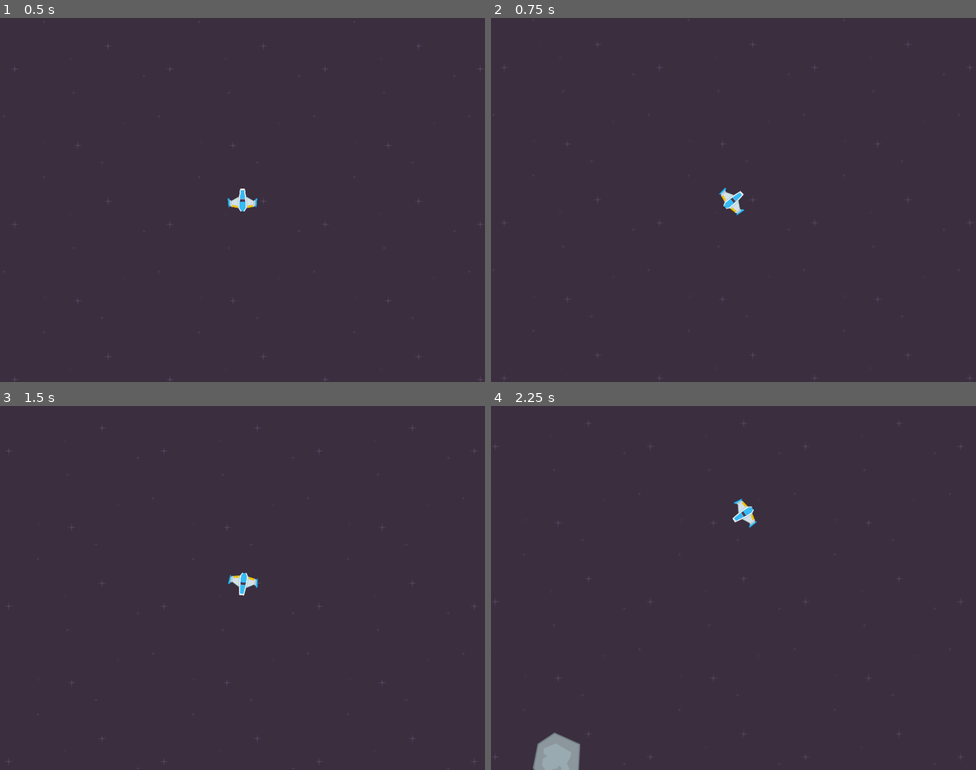
Above: before the commit, frames 1-4 (two rows, left to right).
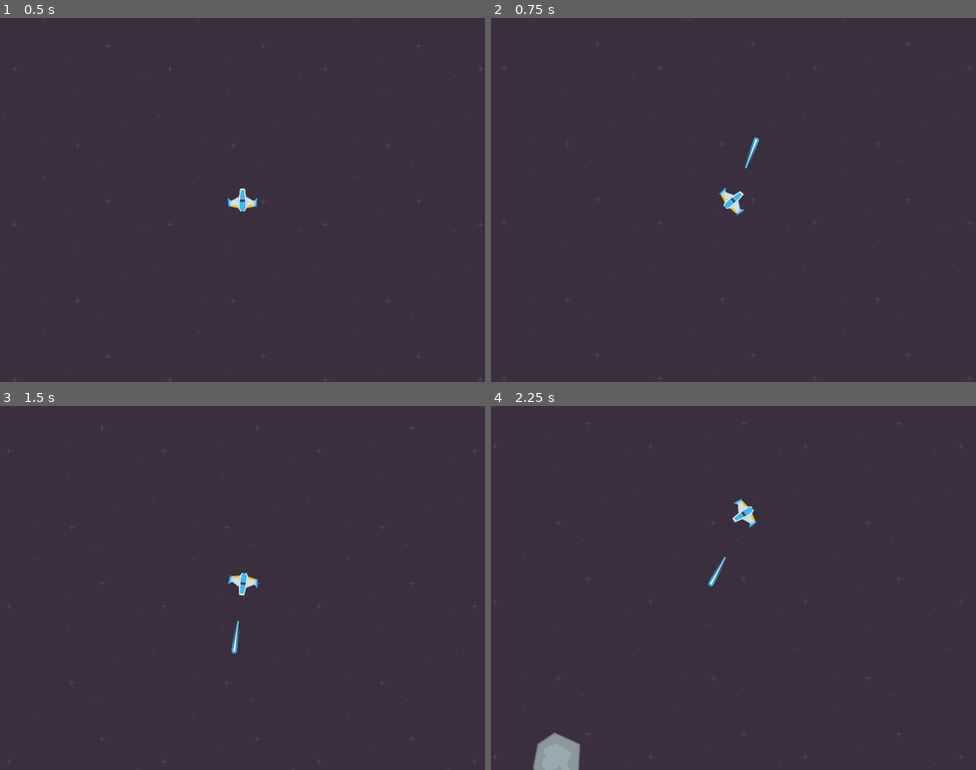
Above: after the commit, the same moments.

Repository: nicognito/game-a-week-001
Game: Godot game, scene res://scenes/level.tscn
Same seed, same stepped clock (60 frames per second), same inputs: the game is played once before the commit and once after it.
Inputs:
- Up to frame 1 (0.5 s): no input
- Up to frame 2 (0.75 s): tap Enter at 0.5 s; hold D (turn_right) from 0.53 s (still down); tap Space (fire, bound only after the commit) at 0.6 s
- Up to frame 3 (1.5 s): release D (turn_right) at 1.28 s; hold S (move_back) from 1.28 s (still down); tap Space (fire, bound only after the commit) at 1.35 s
- Up to frame 4 (2.25 s): release S (move_back) at 2.03 s; hold D (turn_right) from 2.03 s (still down); tap Space (fire, bound only after the commit) at 2.1 s

Frame 1 is identical in both runs. In frame 2, less than 0.1% of the frame differs, in the area x 52-56%, y 32-42%; in frame 3, less than 0.1%, in the area x 47-50%, y 59-68%; in frame 4, less than 0.1%.

Commit message:
Fire laser from player

Diff:
--- a/project.godot
+++ b/project.godot
@@ -11,6 +11,7 @@
 [application]
 
 config/name="game-a-week-001"
+config/tags=PackedStringArray("game_a_week")
 run/main_scene="res://scenes/level.tscn"
 config/features=PackedStringArray("4.1", "Forward Plus")
 config/icon="res://icon.svg"
@@ -46,6 +47,11 @@
 , Object(InputEventKey,"resource_local_to_scene":false,"resource_name":"","device":-1,"window_id":0,"alt_pressed":false,"shift_pressed":false,"ctrl_pressed":false,"meta_pressed":false,"pressed":false,"keycode":0,"physical_keycode":4194322,"key_label":0,"unicode":0,"echo":false,"script":null)
 ]
 }
+fire={
+"deadzone": 0.5,
+"events": [Object(InputEventKey,"resource_local_to_scene":false,"resource_name":"","device":-1,"window_id":0,"alt_pressed":false,"shift_pressed":false,"ctrl_pressed":false,"meta_pressed":false,"pressed":false,"keycode":0,"physical_keycode":32,"key_label":0,"unicode":32,"echo":false,"script":null)
+]
+}
 
 [layer_names]
 
--- /dev/null
+++ b/scenes/laser.tscn
@@ -0,0 +1,22 @@
+[gd_scene load_steps=4 format=3 uid="uid://c7rds2c6ph1iw"]
+
+[ext_resource type="Texture2D" uid="uid://bjodagsy44xbm" path="res://assets/textures/laser/laserBlue01.png" id="1_hj2m4"]
+[ext_resource type="Script" path="res://scripts/laser.gd" id="1_ksv05"]
+
+[sub_resource type="CapsuleShape2D" id="CapsuleShape2D_ujaj6"]
+radius = 5.0
+height = 18.0
+
+[node name="Laser" type="Area2D"]
+script = ExtResource("1_ksv05")
+
+[node name="Sprite2D" type="Sprite2D" parent="."]
+texture = ExtResource("1_hj2m4")
+
+[node name="CollisionShape2D" type="CollisionShape2D" parent="."]
+position = Vector2(0, -18)
+shape = SubResource("CapsuleShape2D_ujaj6")
+
+[node name="VisibleOnScreenNotifier2D" type="VisibleOnScreenNotifier2D" parent="."]
+
+[connection signal="screen_exited" from="VisibleOnScreenNotifier2D" to="." method="_on_visible_on_screen_notifier_2d_screen_exited"]
--- a/scenes/player.tscn
+++ b/scenes/player.tscn
@@ -15,6 +15,8 @@
 collision_mask = 4
 script = ExtResource("1_4yaxs")
 
+[node name="LaserContainer" type="Node" parent="."]
+
 [node name="Sprite2D" type="Sprite2D" parent="."]
 scale = Vector2(0.5, 0.5)
 texture = ExtResource("1_7h6hq")
@@ -26,3 +28,6 @@
 position = Vector2(0, 6)
 rotation = 1.5708
 shape = SubResource("CapsuleShape2D_aqj0a")
+
+[node name="LaserMarker" type="Marker2D" parent="."]
+position = Vector2(0, -13)
--- /dev/null
+++ b/scripts/laser.gd
@@ -0,0 +1,20 @@
+class_name Laser
+extends Area2D
+
+@export var speed = 10
+
+var direction = null
+
+
+func _ready():
+	direction = Vector2.from_angle(rotation - PI / 2).normalized()
+
+
+func _process(delta):
+	global_position += direction * speed * scale
+	pass
+
+
+func _on_visible_on_screen_notifier_2d_screen_exited():
+	print("removing laser...")
+	queue_free()
--- a/scripts/player.gd
+++ b/scripts/player.gd
@@ -8,7 +8,12 @@
 @export var braking_factor = 100
 @export var max_speed = 200
 
+var laser_scene = preload("res://scenes/laser.tscn")
+
 var is_invincible = false
+
+@onready var laser_container = $LaserContainer
+@onready var laser_marker = $LaserMarker
 
 func _process(delta):
 	if is_invincible:
@@ -20,6 +25,8 @@
 		rotation_degrees -= turn_speed * delta
 	if Input.is_action_pressed("turn_right"):
 		rotation_degrees += turn_speed * delta
+	if Input.is_action_just_pressed("fire"):
+		fire_laser()
 
 
 func _physics_process(delta):
@@ -46,6 +53,13 @@
 		global_position.y = 0
 
 
+func fire_laser():
+	var laser: Laser = laser_scene.instantiate()
+	laser.global_position = laser_marker.global_position
+	laser.rotation = rotation
+	laser_container.add_child(laser)
+
+
 func die():
 	print("died")
 	died.emit()
Binary file added: assets/textures/laser/laserBlue01.png
Not shown, added: assets/textures/laser/laserBlue01.png.import
